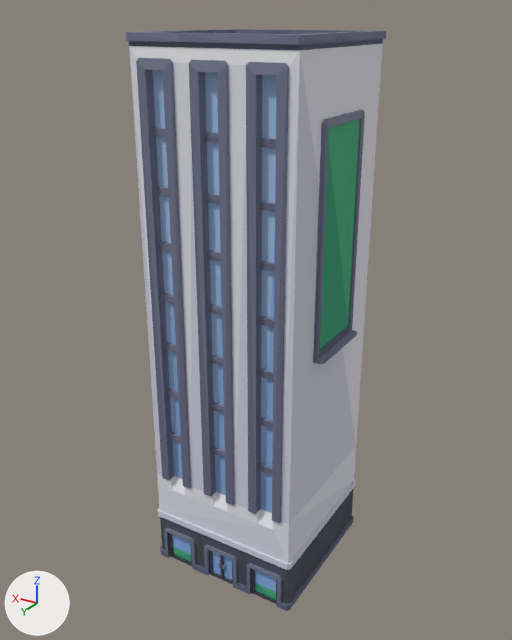
Two versions of the glTF model client/public/models/batiments/skyscraper_e.glb, one commit apart.
Camera for both pictures: a 50 mm camera at (-2.49, 4.26, 4.18) aimed at (0.05, 0.02, 2.06). The axes (+X, +Y, +Z) are drawn at lower left. The lights are the same throughout. The picture after the commit comes second. Vertices at exactly the same position are counted once.

Names of what the first picture shows: 'skyscraper_e'.
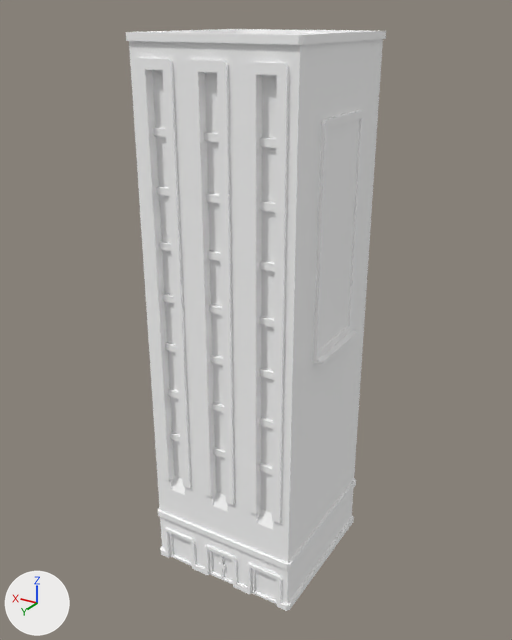
What changed in the scene script:
```text
Change me_skyscraper_e:
    where me_skyscraper_e.from_pydata(...)  # 781 vertices, 1156 faces; spans x -0.65..0.65, y -0.62..0.62, z 0.0..4.08
    used by ob_skyscraper_e; location = (0.0, 0.0, 0.0)
    me_skyscraper_e part 1: 952 faces centred in x -0.65..0.65, y -0.62..0.62, z 0.0..4.08 are repainted in the vertex colours; the middle colour goes from greyish blue #686c84 to white #ffffff
    me_skyscraper_e part 2: 204 faces centred in x -0.59..0.65, y -0.62..0.62, z 0.4..3.98 are repainted in the vertex colours; the middle colour goes from white #e3e3ef to white #ffffff
```

Pixel boxes [x1, y1, x2, y2] of what changed, in the pictures (512 x 640 px):
part 1 of me_skyscraper_e, recoloured (greyish blue to white): [126, 29, 386, 611] in both
part 2 of me_skyscraper_e, recoloured: [129, 44, 383, 570] in both
